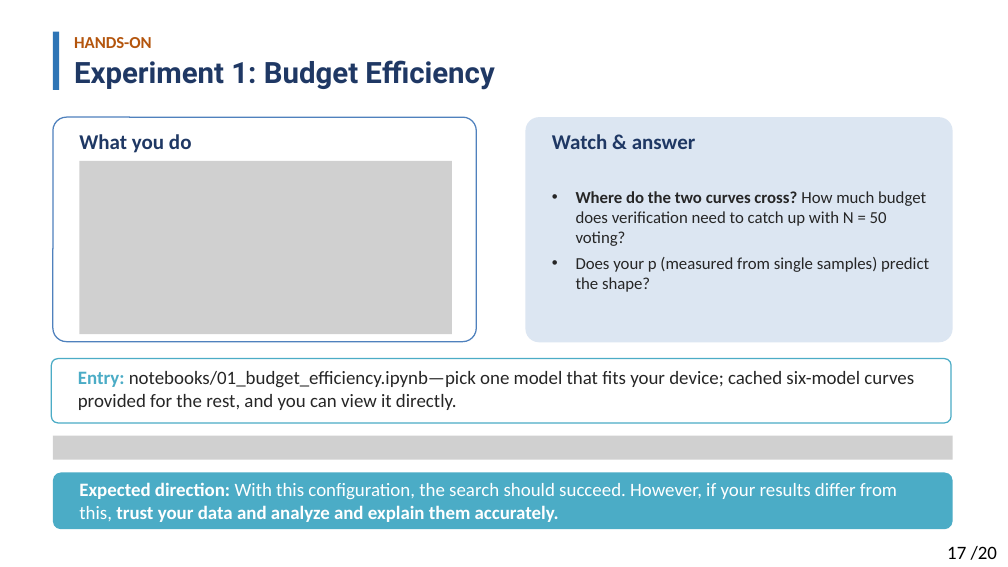
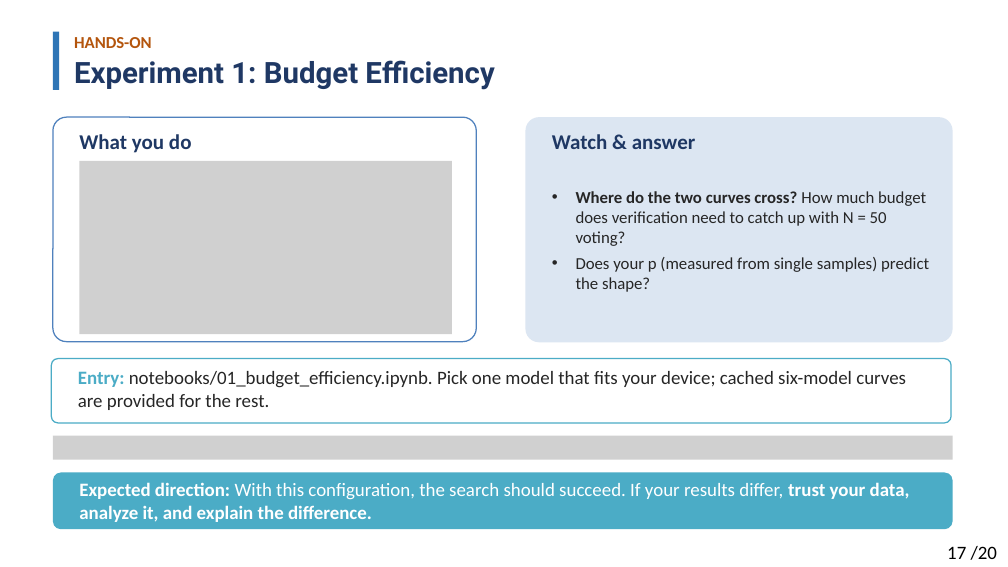
Before and after one commit to Solitus0726/search-vs-verify-course, a slide deck: slide 17 of slides/lecture_slides.pptx. Drawn at 1008x567 pixels with LibreOffice and Linux fonts; fonts in the diff are those of the drawing; grey boxes stand for pictures. Boxes give left, top, right and bottom in pixels: in the first picture for what was removed or moved away, otherwise in the second. Text is boxed around its words. In the diff, an @@ line names an element or a change of style, - is before the commit and + after.

```diff
--- a/slides/lecture_slides.pptx
+++ b/slides/lecture_slides.pptx
@@ text at bbox=[78, 371, 906, 410]: text changed @@
-Entry: notebooks/01_budget_efficiency.ipynb—pick one model that fits your device; cached six-model curves provided for the rest, and you can view it directly.
+Entry: notebooks/01_budget_efficiency.ipynb. Pick one model that fits your device; cached six-model curves are provided for the rest.
@@ text at bbox=[79, 482, 910, 522]: text changed; bold on @@
-Expected direction: With this configuration, the search should succeed. However, if your results differ from this, trust your data and analyze and explain them accurately.
+Expected direction: With this configuration, the search should succeed. If your results differ, trust your data, analyze it, and explain the difference.
```
Also in this commit, not shown: 17 other slides changed, 1 other file.
